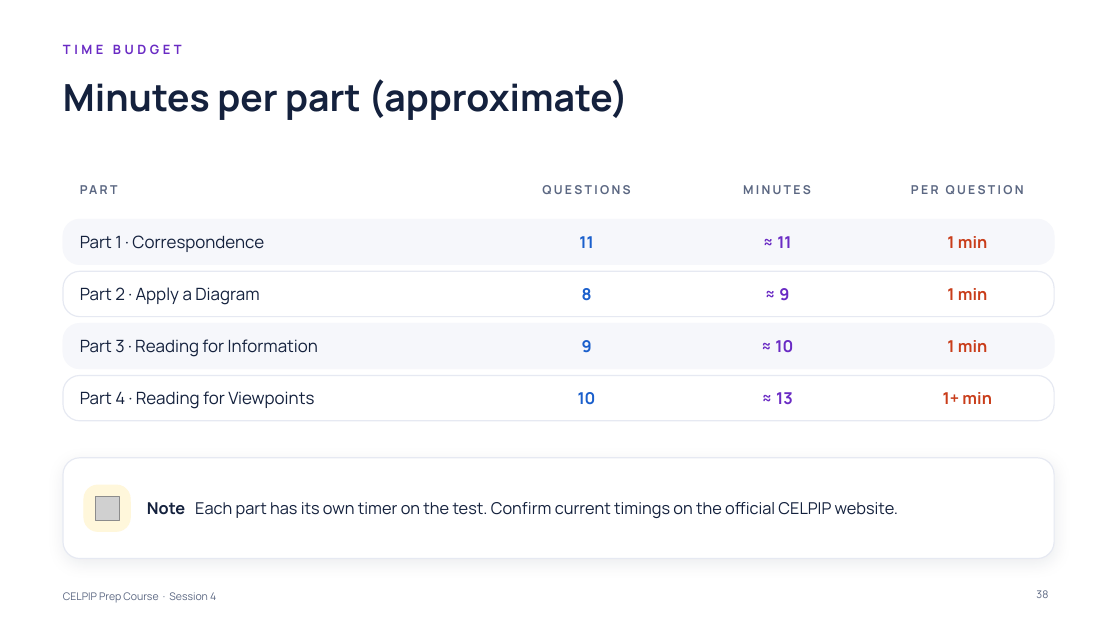
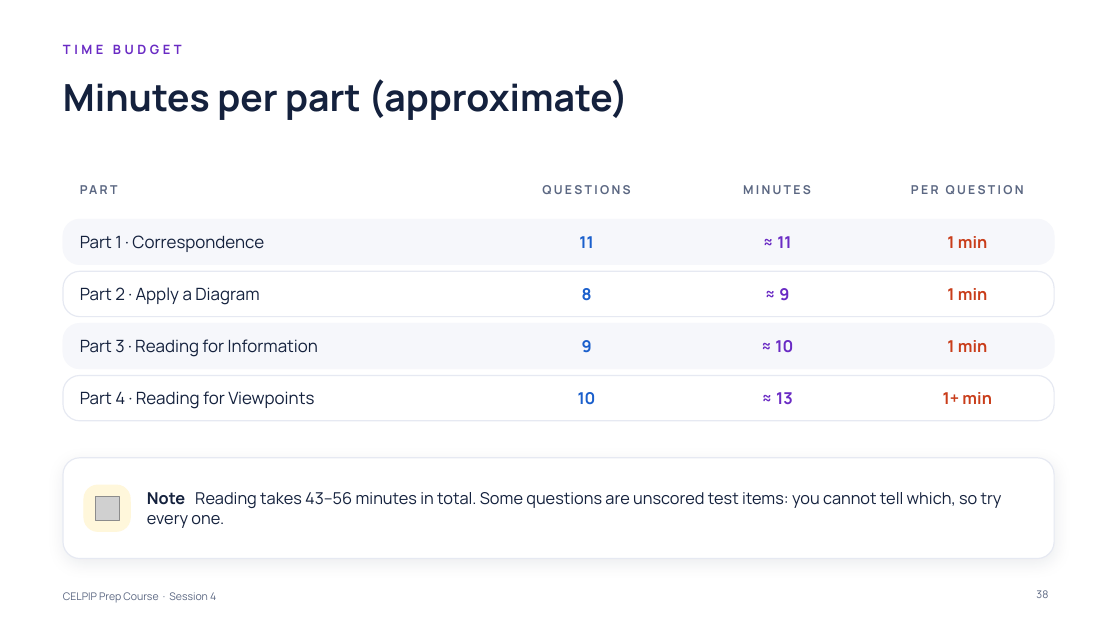
Before and after one commit to learnovateqa/The_English_Academy_CELPIP, a slide deck: slide 38 of decks/session-04.pptx. Drawn at 1120x630 pixels with LibreOffice and Linux fonts; fonts in the diff are those of the drawing; grey boxes stand for pictures. Boxes give left, top, right and bottom in pixels: in the first picture for what was removed or moved away, otherwise in the second. Text is boxed around its words. In the diff, an @@ line names an element or a change of style, - is before the commit and + after.

```diff
--- a/decks/session-04.pptx
+++ b/decks/session-04.pptx
@@ text at (147,492,1002,528): text changed @@
-Note Each part has its own timer on the test. Confirm current timings on the official CELPIP website.
+Note Reading takes 43–56 minutes in total. Some questions are unscored test items: you cannot tell which, so try every one.
```
Also in this commit, not shown: 10 other files.
